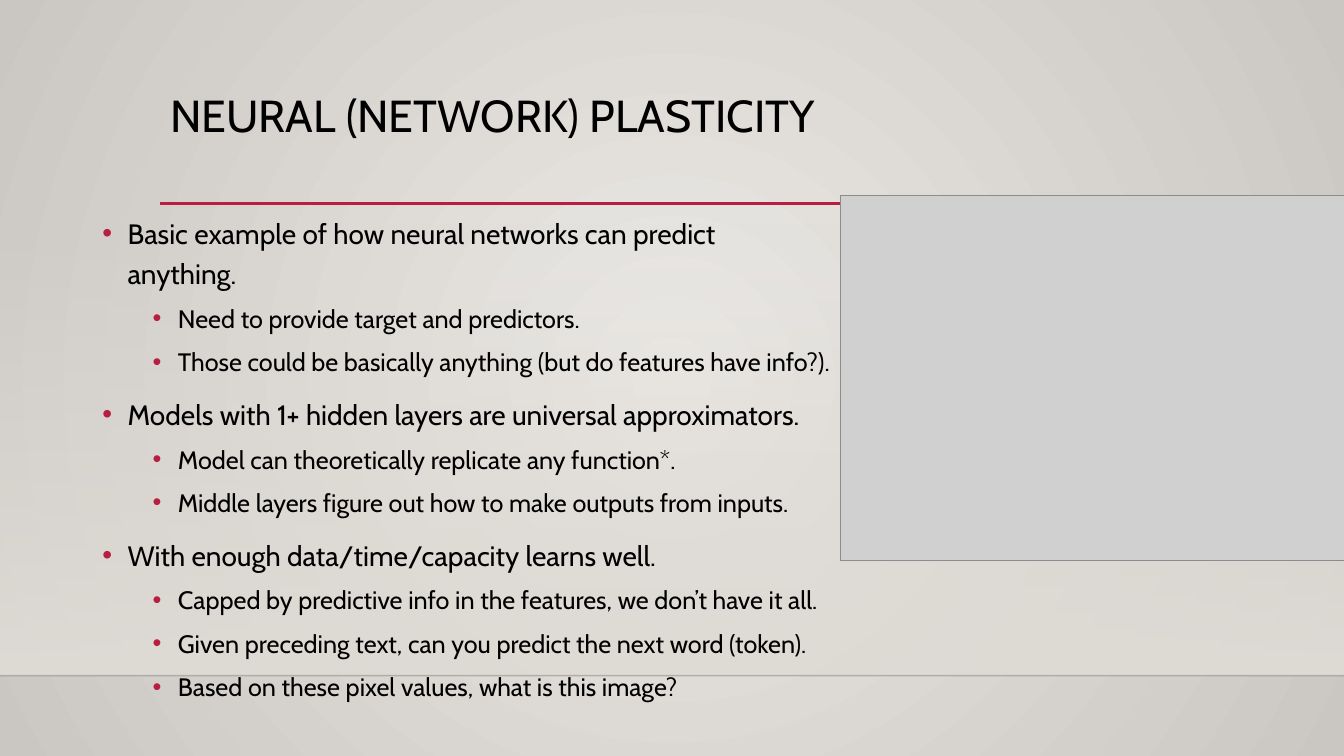
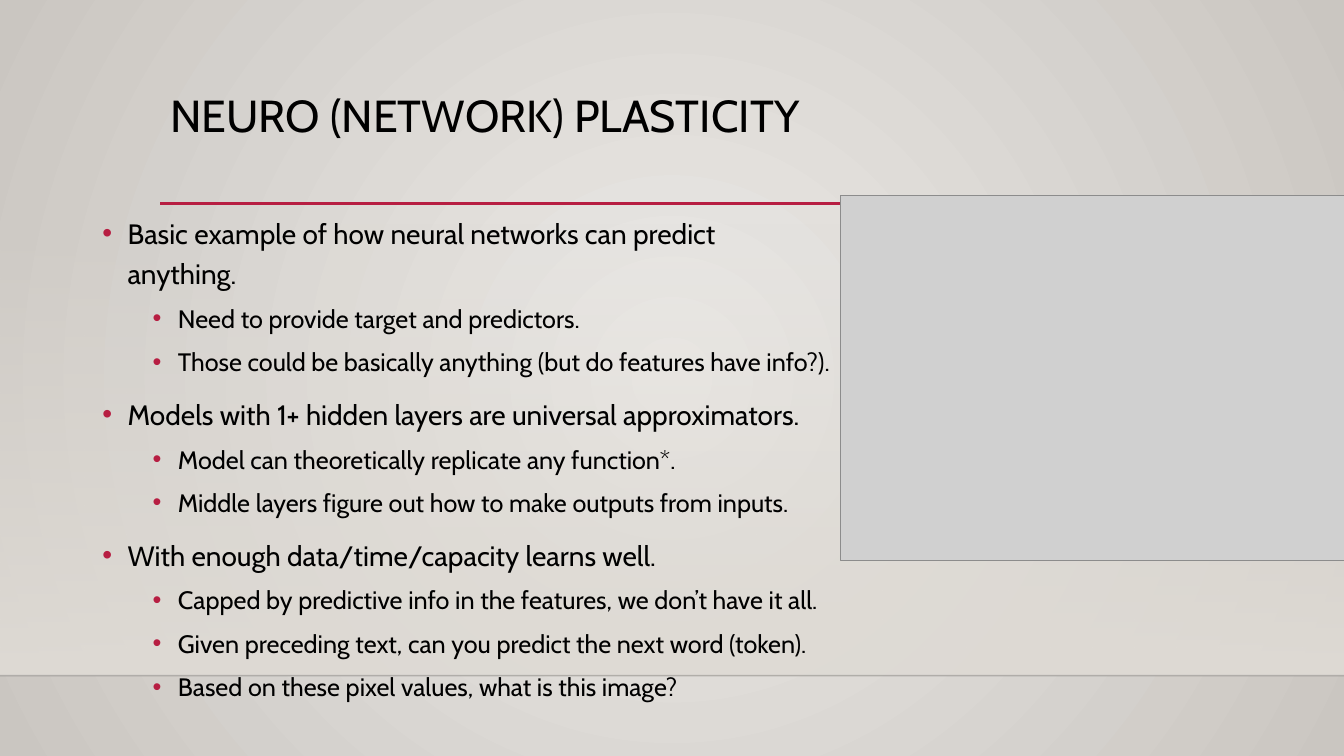
Before and after one commit to AkeemSemperDataScience/Intro_to_Machine_Learning_Students, a slide deck: slide 23 of reference_content/Slides/TORCH_nlp.pptx (slide 22 before the commit). Drawn at 1344x756 pixels with LibreOffice and Linux fonts; fonts in the diff are those of the drawing; grey boxes stand for pictures; background and template pictures are left out. Boxes give left, top, right and bottom in pixels: in the first picture for what was removed or moved away, otherwise in the second. Text is boxed around its words. In the diff, an @@ line names an element or a change of style, - is before the commit and + after.

```diff
--- a/reference_content/Slides/TORCH_nlp.pptx
+++ b/reference_content/Slides/TORCH_nlp.pptx
@@ title at bbox=[170, 98, 799, 138]: text changed @@
-NEURAL (NETWORK) PLASTICITY
+NEURO (NETWORK) PLASTICITY
```
Also in this commit, not shown: 2 other slides changed, 2 slides added, 1 slide removed, 3 other files.
